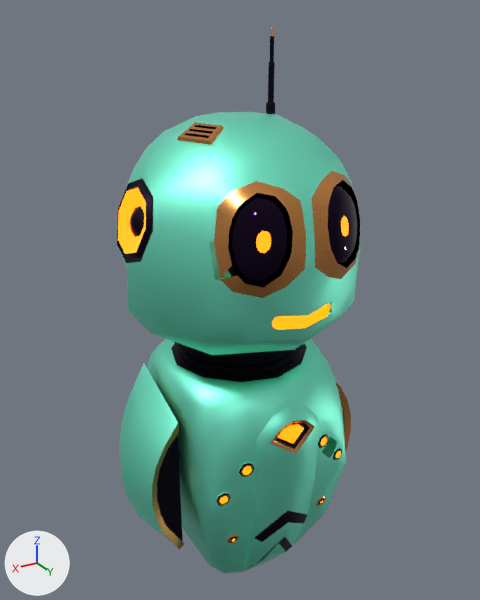
What one commit did to the FBX model Assets/_Le Fish/Models/Conchy.fbx.
One viewpoint serves both versions: a 50 mm camera at (2.62, 4.38, 2.64) aimed at (-0.05, -0.08, 0.41). Every picture has the same lights, and +X, +Y and +Z are marked at lower left. Where no turn or scale is listed for an object, it has been applied to the vertices.

The first picture shows 'Mr. Conchy'.
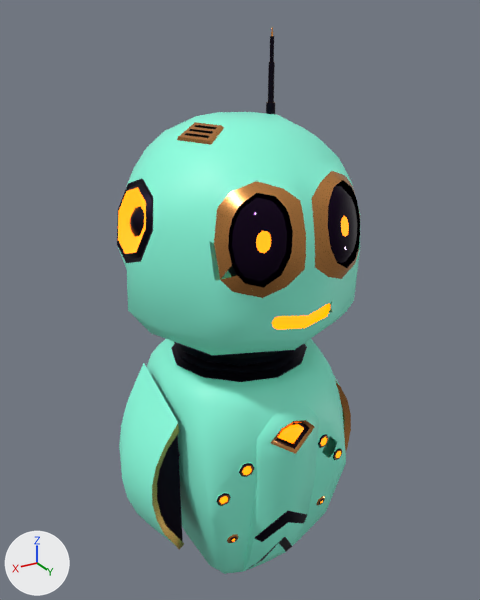
What differs and where, as boxes (x1, y1, x2, y2) in the pictures (480 x 600 px):
'Mr. Conchy', surface changed
    both: (119, 111, 359, 574)

The edits, one by one:
In material 'Metal 1' (mat_metal_1), metallic goes from 1.0 to 0.0.
